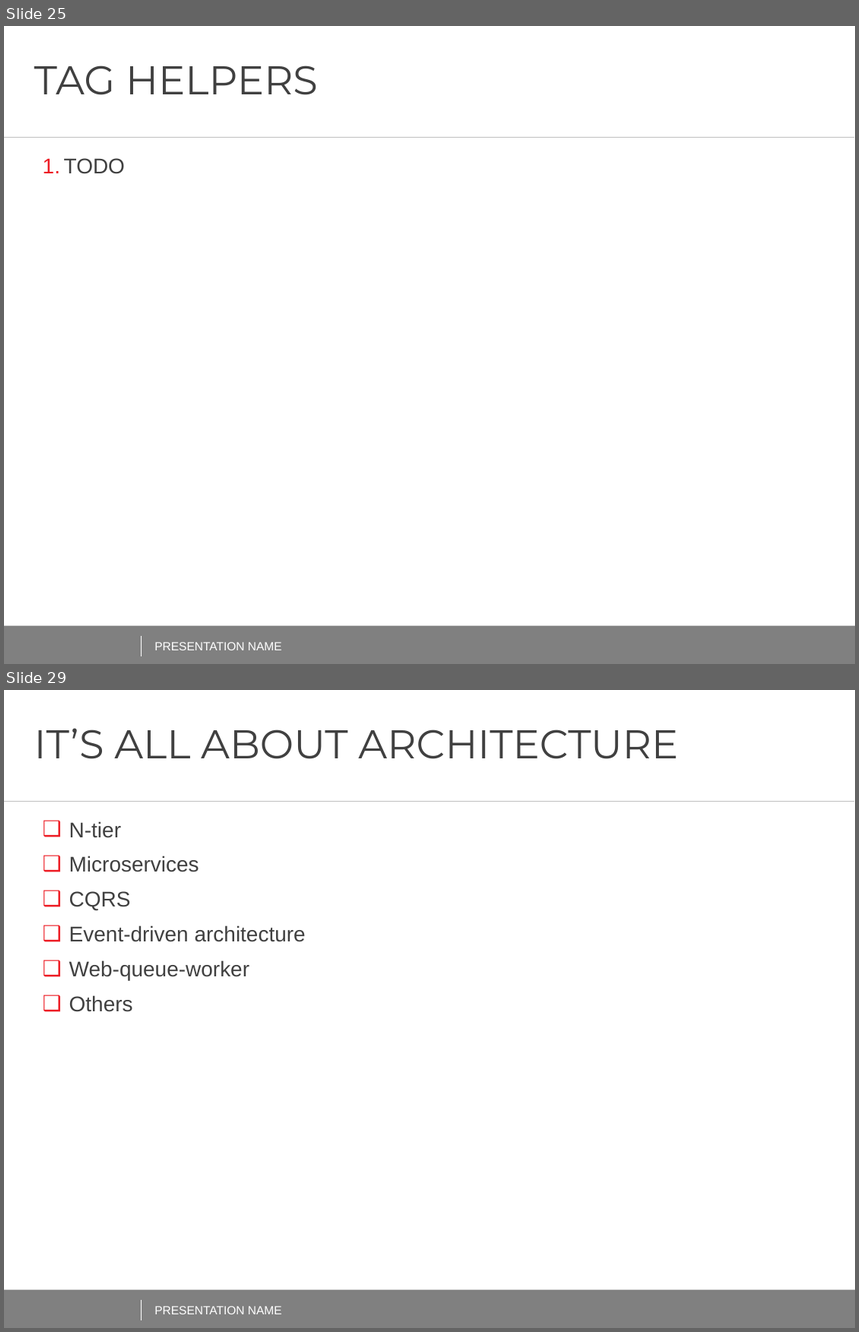
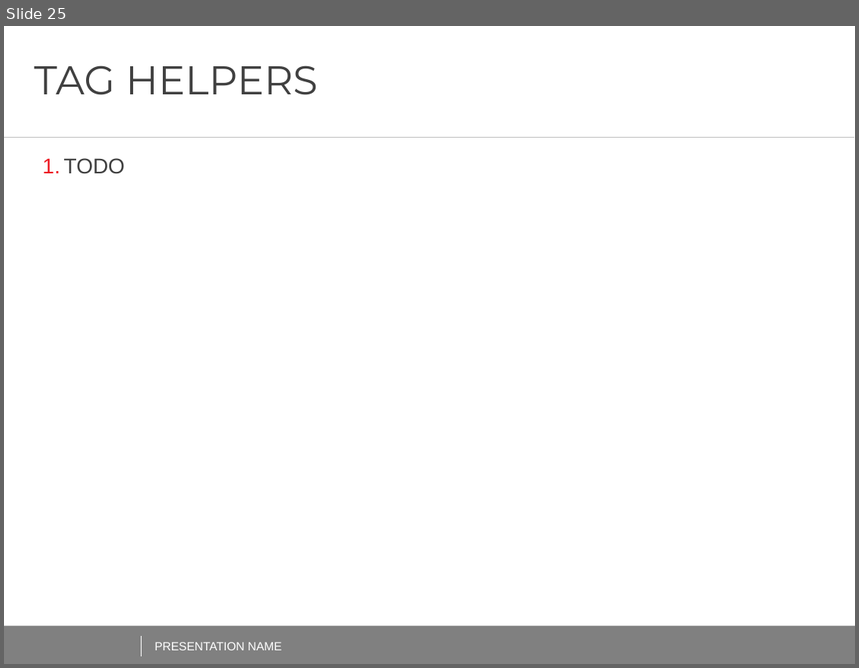
Before and after one commit to AndreiShenets/ASP.NET-Lectures, a slide deck: docs/ASP.NET CORE - iTechArt 2018.pptx. Shown one above the other, each under a label of ours: slides 25 and 29 before the commit, slide 25 after it; the slides between them are not shown. The pictures are 859x1332 and 859x668 pixels, drawn with LibreOffice and Linux fonts; fonts in the diff are those of the drawing; background and template pictures are left out. Boxes give left, top, right and bottom in pixels: in the first picture for what was removed or moved away, otherwise in the second. Text is boxed around its words. In the diff, an @@ line names an element or a change of style, - is before the commit and + after.

```diff
--- a/docs/ASP.NET CORE - iTechArt 2018.pptx
+++ b/docs/ASP.NET CORE - iTechArt 2018.pptx
@@ slide 29 removed at <box>4,690,855,1328</box>, background #FFFFFF; not listed: 4 template elements that a slide beside it also shows @@
@@ title removed at <box>34,728,678,759</box> @@
-IT’S ALL ABOUT ARCHITECTURE
@@ text removed at <box>69,821,306,1012</box> @@
-❑ N-tier
-❑ Microservices
-❑ CQRS
-❑ Event-driven architecture
-❑ Web-queue-worker
-❑ Others
@@ text removed at <box>154,1306,282,1315</box> @@
-PRESENTATION NAME
```
Also in this commit, not shown: 1 slide added, 3 other slides removed, 2 other files.
